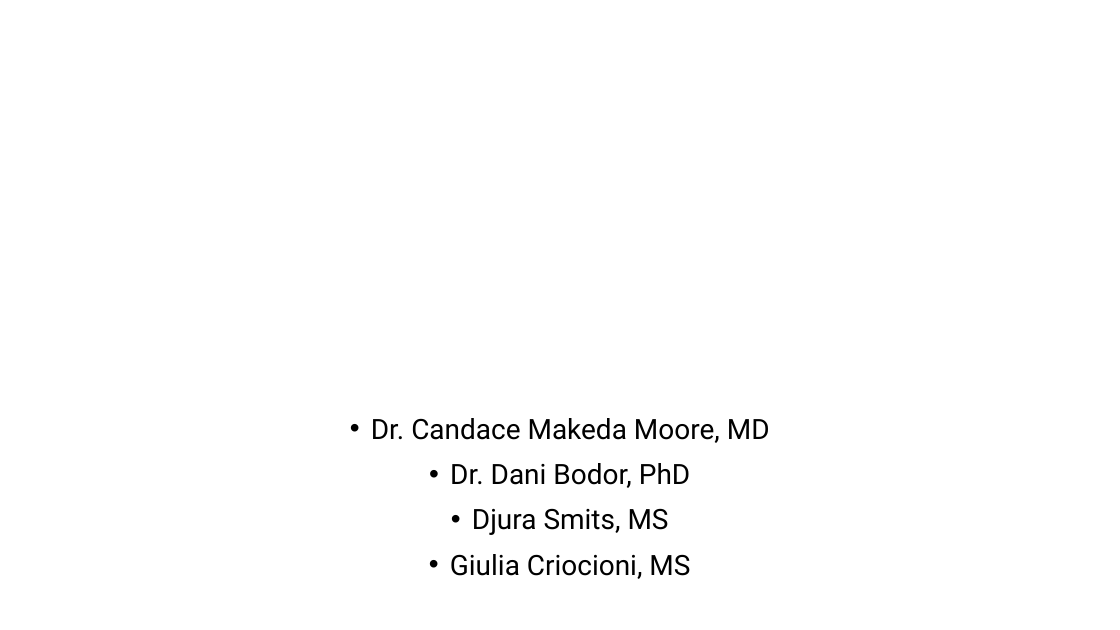
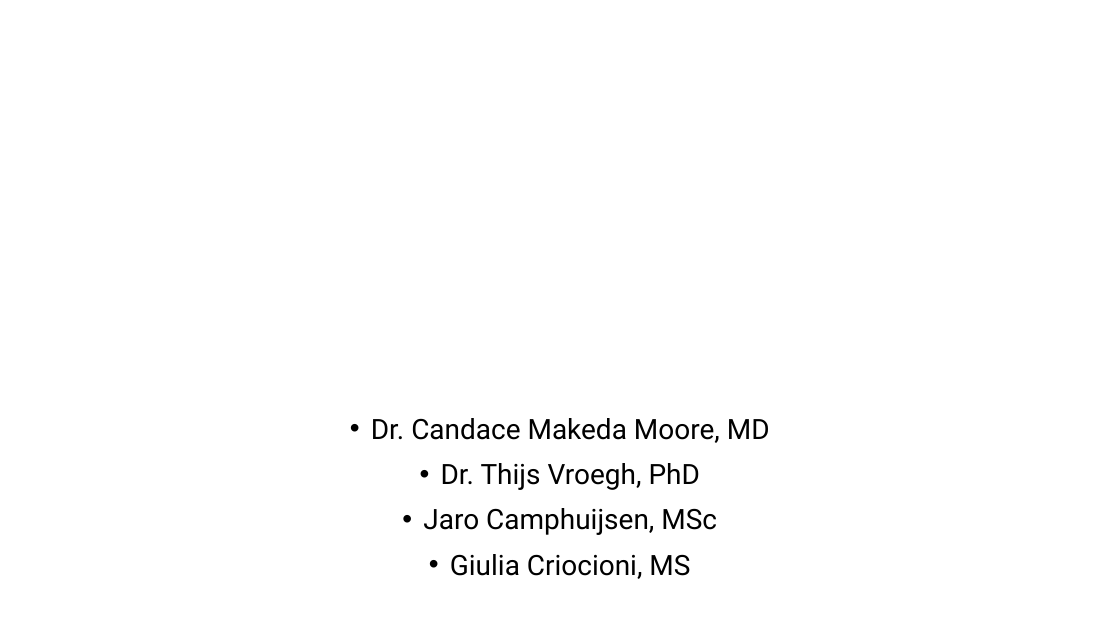
Before and after one commit to esciencecenter-digital-skills/image-processing, a slide deck: slide 1 of episodes/extra_materials/image_processing_summary_day1_v1.pptx. Drawn at 1120x630 pixels with LibreOffice and Linux fonts; fonts in the diff are those of the drawing; background and template pictures are left out. Boxes give left, top, right and bottom in pixels: in the first picture for what was removed or moved away, otherwise in the second. Text is boxed around its words. In the diff, an @@ line names an element or a change of style, - is before the commit and + after.

Commit message:
summary lecture day 1

```diff
--- a/episodes/extra_materials/image_processing_summary_day1_v1.pptx
+++ b/episodes/extra_materials/image_processing_summary_day1_v1.pptx
@@ subtitle at (423,463,717,535): text changed @@
-• Dr. Dani Bodor, PhD
-• Djura Smits, MS
+• Dr. Thijs Vroegh, PhD
+• Jaro Camphuijsen, MSc
```
